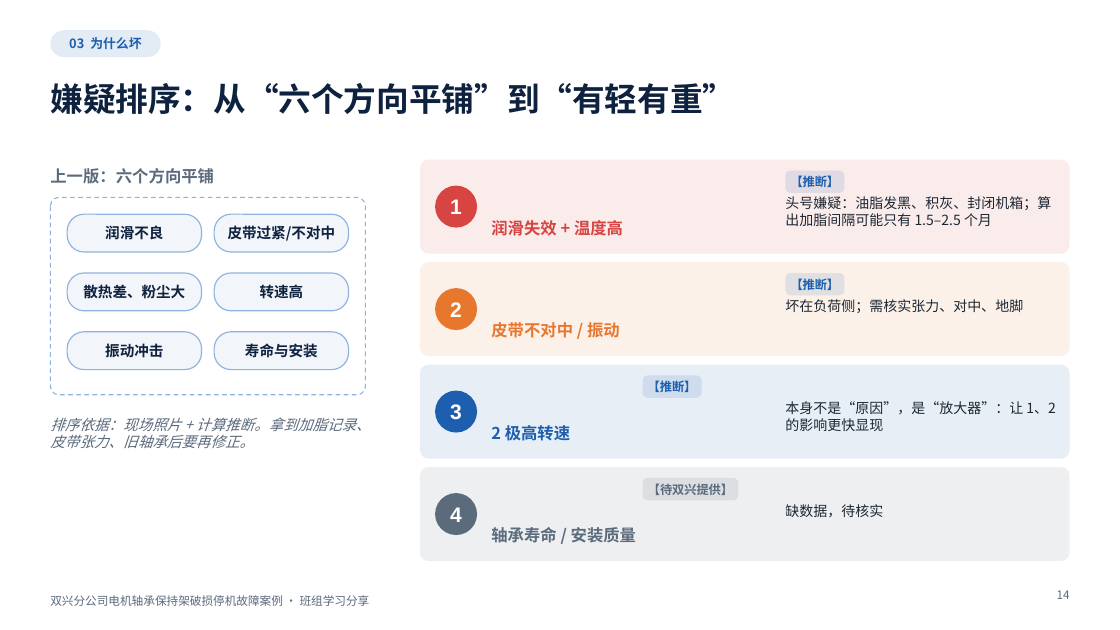
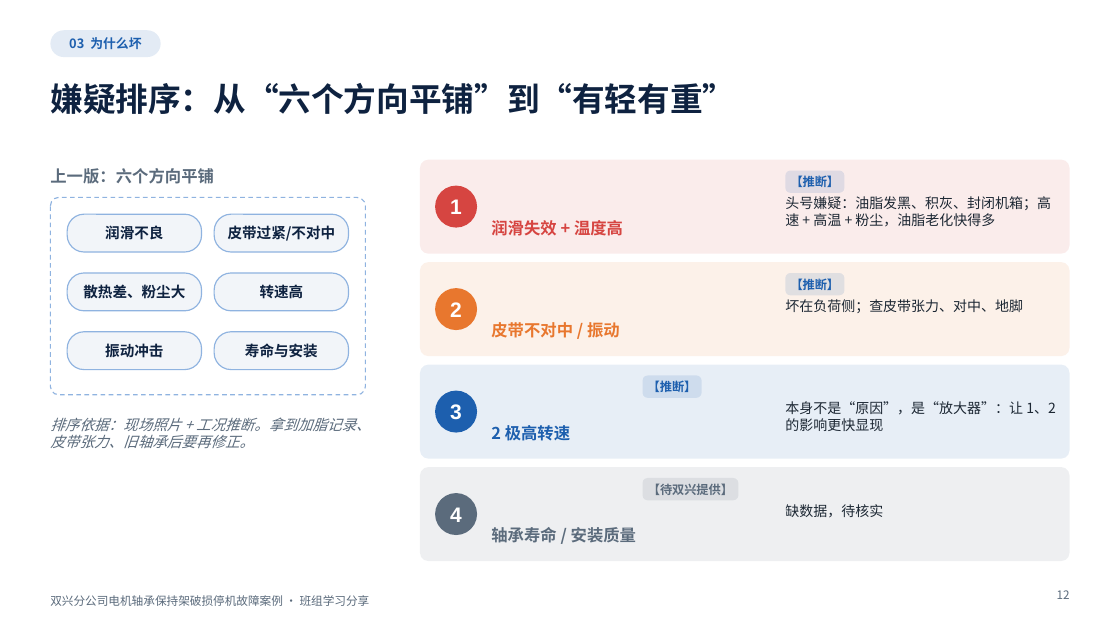
Before and after one commit to tdhvfrtz2r-netizen/YUGAFU, a slide deck: slide 12 of bearing_case_v2/out/bearing_case_v2.pptx (slide 14 before the commit). Drawn at 1120x630 pixels with LibreOffice and Linux fonts; fonts in the diff are those of the drawing; background and template pictures are left out. Boxes give left, top, right and bottom in pixels: in the first picture for what was removed or moved away, otherwise in the second. Text is boxed around its words. In the diff, an @@ line names an element or a change of style, - is before the commit and + after.

```diff
--- a/bearing_case_v2/out/bearing_case_v2.pptx
+++ b/bearing_case_v2/out/bearing_case_v2.pptx
@@ text at bbox=[785, 196, 1051, 227]: text changed @@
-头号嫌疑：油脂发黑、积灰、封闭机箱；算出加脂间隔可能只有 1.5–2.5 个月
+头号嫌疑：油脂发黑、积灰、封闭机箱；高速 + 高温 + 粉尘，油脂老化快得多
@@ text at bbox=[785, 299, 1023, 313]: text changed @@
-坏在负荷侧；需核实张力、对中、地脚
+坏在负荷侧；查皮带张力、对中、地脚
@@ text at bbox=[50, 417, 371, 448]: text changed @@
-排序依据：现场照片 + 计算推断。拿到加脂记录、皮带张力、旧轴承后要再修正。
+排序依据：现场照片 + 工况推断。拿到加脂记录、皮带张力、旧轴承后要再修正。
@@ page number at bbox=[1057, 590, 1070, 599]: text changed @@
-14
+12
```
Also in this commit, not shown: 5 other slides changed, 2 slides removed, 8 other files.
